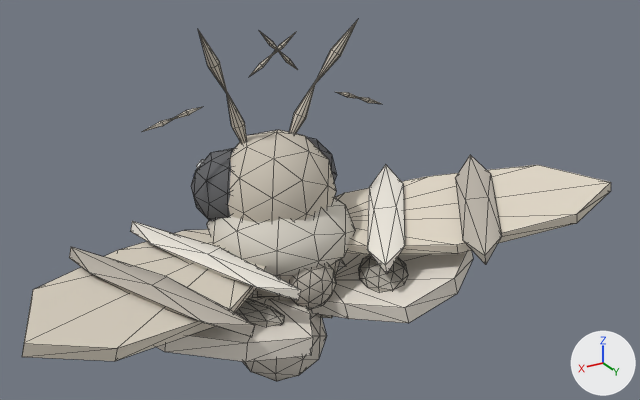
What one commit did to the glTF model web-forest/public/model/species/orvasca-subnotata.glb.
Before and after are seen from a 50 mm lens placed at (0.457, 0.855, 0.84), pointed at (-0.031, 0.041, 0.433). Every picture has the same lights, and +X, +Y and +Z are marked at lower right. The picture after the commit comes second. Mesh edges are drawn as thin lines. Where no turn or scale is listed for an object, it has been applied to the vertices. Vertices at exactly the same position are counted once.

In view in the first picture: 'abdomen0', 'abdomen1', 'antenna-l1', 'crest2', 'eye-l', 'eye-r', 'head', 'ocellus00', 'ocellus01', 'thorax', 'wing-lo-l', 'wing-lo-r', 'wing-up-l', 'wing-up-r' and 5 more.
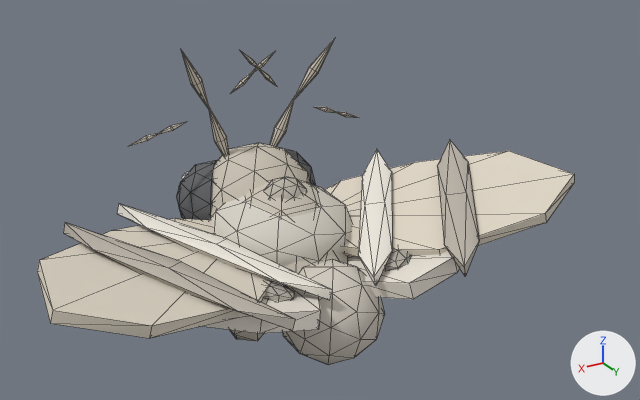
ob_wing_lo_l_j is not drawn itself; it is the parent of ob_wing_lo_l.
ob_wing_lo_r_j is not drawn itself; it is the parent of ob_wing_lo_r.

Where the newer file only moved an object's origin or applied its transform, the numbers keep the older frame.

Changed parts and their boxes (x1, y1, x2, y2) in the pictures (640 x 400 px):
```json
{"object": "wing-up-l", "change": "reshaped", "before": [22, 221, 301, 361], "after": [37, 204, 332, 338]}
{"object": "wing-up-r", "change": "reshaped", "before": [335, 155, 611, 274], "after": [325, 140, 574, 286], "on screen": "10% narrower, 23% taller"}
{"object": "head", "change": "moved", "before": [228, 130, 336, 222], "after": [211, 143, 310, 216]}
{"object": "abdomen1", "change": "moved", "before": [242, 315, 326, 381], "after": [282, 259, 385, 365]}
{"object": "wing-lo-r", "change": "mesh rescaled, moved, turned", "before": [311, 251, 473, 323], "after": [348, 251, 459, 299]}
{"object": "wing-lo-l", "change": "moved, turned", "before": [157, 297, 313, 362], "after": [204, 286, 320, 333]}
{"object": "eye-l", "change": "moved", "before": [191, 148, 234, 221], "after": [176, 161, 217, 220]}
{"object": "antenna-l1", "change": "moved", "before": [142, 30, 297, 132], "after": [130, 50, 275, 146]}
{"object": "antenna-r1", "change": "moved", "before": [259, 20, 381, 104], "after": [241, 38, 359, 118]}
{"object": "ocellus01", "change": "moved, turned", "before": [358, 255, 408, 292], "after": [384, 249, 411, 270]}
{"object": "ocellus00", "change": "moved, turned", "before": [235, 299, 284, 326], "after": [264, 281, 294, 301]}
{"object": "antenna-r0", "change": "moved", "before": [289, 79, 317, 134], "after": [270, 95, 296, 147]}
{"object": "antenna-l0", "change": "moved", "before": [227, 92, 247, 144], "after": [209, 109, 229, 157]}
{"object": "eye-r", "change": "moved", "before": [307, 137, 336, 181], "after": [285, 149, 315, 185], "on screen": "mostly hidden"}
{"object": "abdomen0", "change": "moved", "before": [308, 309, 316, 318], "after": [285, 251, 349, 273], "on screen": "mostly hidden before"}
{"object": "crest2", "change": "unchanged, covered by the edit", "before": [289, 264, 336, 309]}
```

Scene script edits in JSON lines:
```json
{"block": "me_mesh_8", "where": "# used by ob_wing_up_l; location = (0.0409, -0.0112, 0.3752)"}
{"op": "remove", "block": "me_mesh_8", "code": "me_mesh_8.from_pydata(...)  # 44 vertices, 76 faces; spans x -0.031..0.306, y -0.028..0.221, z -0.015..0.069"}
{"op": "add", "block": "me_mesh_8", "code": "me_mesh_8.from_pydata(...)  # 44 vertices, 76 faces; spans x -0.035..0.274, y -0.045..0.229, z -0.009..0.081"}
{"block": "me_mesh_8", "change": "me_mesh_8 part 1: the whole mesh is multiplied about its middle by the matrix ((1.013, -0.179, 0.0), (-0.173, 1.137, -0.062), (0.027, -0.043, 1.006)), then moved by (-0.015, -0.012, 0.007)"}
{"block": "me_mesh_9", "where": "# used by ob_wing_up_r; location = (-0.0409, -0.0112, 0.3752)"}
{"op": "remove", "block": "me_mesh_9", "code": "me_mesh_9.from_pydata(...)  # 44 vertices, 76 faces; spans x -0.306..0.031, y -0.028..0.221, z -0.015..0.069"}
{"op": "add", "block": "me_mesh_9", "code": "me_mesh_9.from_pydata(...)  # 44 vertices, 76 faces; spans x -0.274..0.035, y -0.045..0.229, z -0.009..0.081"}
{"block": "me_mesh_9", "change": "me_mesh_9 part 2: the whole mesh is multiplied about its middle by the matrix ((1.013, 0.179, 0.0), (0.173, 1.137, -0.062), (-0.027, -0.043, 1.006)), then moved by (0.015, -0.012, 0.007)"}
{"block": "me_mesh_11", "where": "# used by ob_wing_lo_r; parent = ob_wing_lo_r_j; location = (0.0, 0.0, 0.0); rotation_euler = (0.0, 0.237, 0.0), in degrees (0, 14, 0)"}
{"op": "remove", "block": "me_mesh_11", "code": "me_mesh_11.from_pydata(...)  # 20 vertices, 36 faces; spans x -0.189..0.019, y -0.086..0.122, z -0.01..0.01"}
{"op": "add", "block": "me_mesh_11", "code": "me_mesh_11.from_pydata(...)  # 20 vertices, 36 faces; spans x -0.167..0.017, y -0.076..0.108, z -0.01..0.01"}
{"block": "me_mesh_11", "change": "me_mesh_11 part 3: the whole mesh is scaled about the mesh origin by (0.885, 0.885, 1)"}
{"op": "set", "path": "ob_abdomen0.location", "old": "(0.0, -0.0037, 0.3159)", "new": "(0.0, 0.0397, 0.3486)"}
{"op": "set", "path": "ob_abdomen1.location", "old": "(0.0, -0.0093, 0.2354)", "new": "(0.0, 0.1155, 0.3313)"}
{"op": "set", "path": "ob_head.location", "old": "(0.0, -0.0149, 0.067)", "new": "(0.0, -0.0632, 0.0312)"}
{"op": "set", "path": "ob_eye_l.location", "old": "(0.045, -0.0362, 0.4375)", "new": "(0.045, -0.087, 0.4053)"}
{"op": "set", "path": "ob_eye_r.location", "old": "(-0.045, -0.0362, 0.4375)", "new": "(-0.045, -0.087, 0.4053)"}
{"op": "set", "path": "ob_wing_lo_l_j.location", "old": "(0.0335, 0.0372, 0.313)", "new": "(0.0335, 0.0632, 0.351)"}
{"op": "set", "path": "ob_wing_lo_l.rotation_euler", "old": "(0.0, -0.237, 0.0)", "new": "(0.0, -0.246, 0.0)", "note": "degrees (0, -14, 0)"}
{"op": "set", "path": "ob_ocellus00.location", "old": "(0.0766, 0.026, 0.012)", "new": "(0.0679, 0.023, 0.012)"}
{"op": "set", "path": "ob_wing_lo_r_j.location", "old": "(-0.0335, 0.0372, 0.313)", "new": "(-0.0335, 0.0632, 0.351)"}
{"op": "set", "path": "ob_wing_lo_r.rotation_euler", "old": "(0.0, 0.237, 0.0)", "new": "(0.0, 0.246, 0.0)", "note": "degrees (0, 14, 0)"}
{"op": "set", "path": "ob_ocellus01.location", "old": "(-0.0766, 0.026, 0.012)", "new": "(-0.0679, 0.023, 0.012)"}
```
